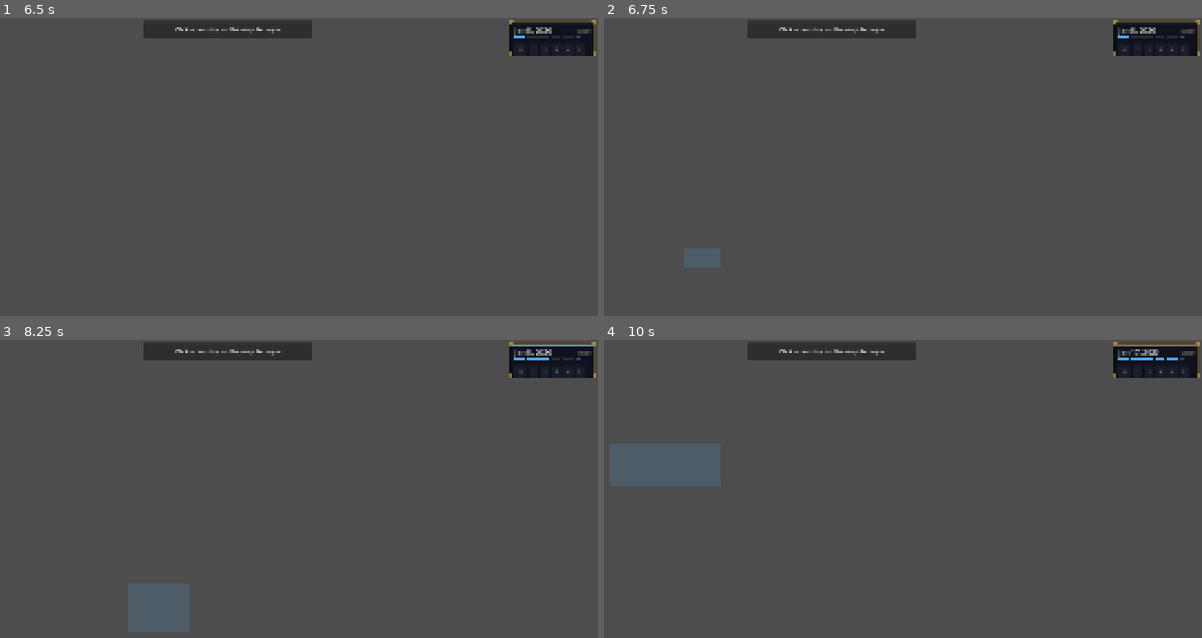
Above: before the commit, frames 1-4 (two rows, left to right).
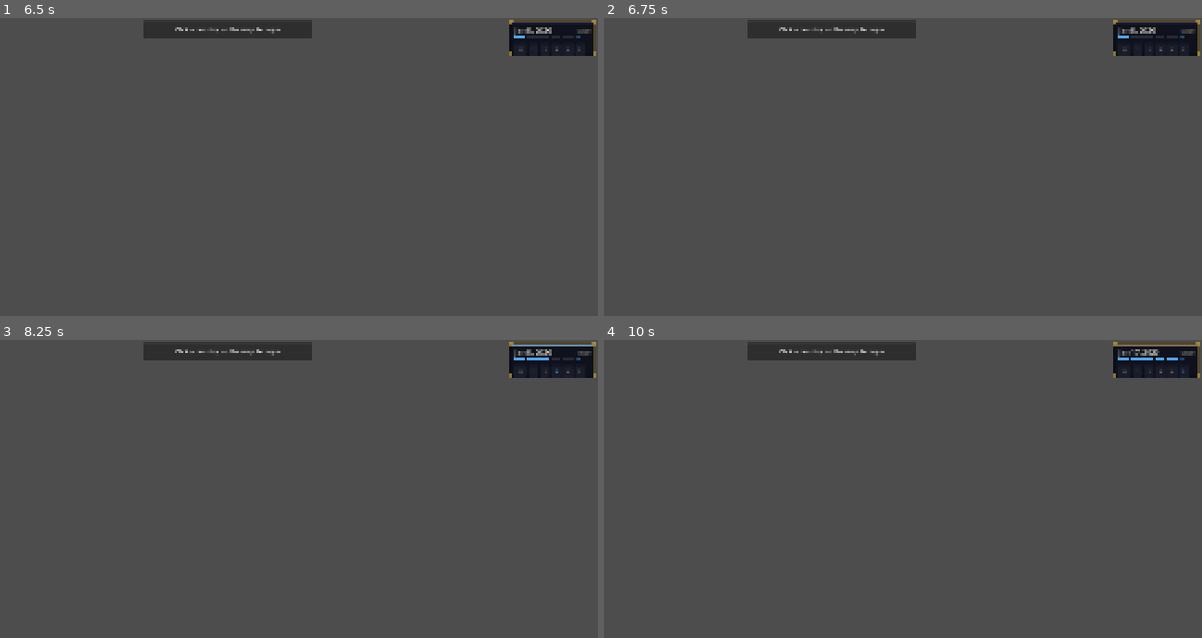
Above: after the commit, the same moments.

Repository: Youfes98/WarStrategyGame
Game: Godot game, scene res://scenes/Main.tscn
The game is run twice, just before and just after one commit, with the same random seed, the same clock (stepped at 60 frames per second) and the same inputs.
Inputs (mouse positions are in pixels of both pictures, inside the frame that each line leads up to):
- Up to frame 1 (6.5 s): click ">" at 0.5 s; click "||" at 1.25 s; click "1" at 2 s; click "2" at 2.75 s; click "3" at 3.5 s; click "4" at 4.25 s; click "5" at 5 s; tap A at 5.75 s; move the mouse to (388, 205) at 5.77 s; hold Right (ui_right) from 5.78 s (still down); hold 1 (speed_1) from 5.78 s (still down); click (388, 205) at 5.92 s
- Up to frame 2 (6.75 s): release Right (ui_right) at 6.5 s; release 1 (speed_1) at 6.5 s; tap A at 6.5 s; drag from (681, 247) to (795, 310) at 6.52 s
- Up to frame 3 (8.25 s): tap A at 7.25, 8 s; move the mouse to (299, 456) at 7.27 s; hold Right (ui_right) 7.28-8 s; hold 3 (speed_3) 7.28-8 s; click (299, 456) at 7.42 s; drag from (191, 632) to (5, 486) at 8.02 s
- Up to frame 4 (10 s): tap A at 8.75, 9.5 s; move the mouse to (1052, 611) at 8.77 s; hold Left (ui_left) 8.78-9.5 s; hold 5 (speed_5) 8.78-9.5 s; click (1052, 611) at 8.92 s; drag from (609, 486) to (723, 444) at 9.52 s

Frame 1 is identical in both runs. In frame 2, 0.4% of the frame differs, in the area x 13-20%, y 77-84%; in frame 3, 1.7%; in frame 4, 2.7%, in the area x 0-20%, y 34-50%.
Error after the commit: Parse Error: Function "_unhandled_input" has the same name as a previously declared function. (res://scripts/map/MapRenderer.gd:312)

Commit message:
Fix zoom: UI panels block mouse wheel, sprites scale subtly with zoom
Mouse wheel:
- MapRenderer changed from _input to _unhandled_input
- UI panels (Rankings, Budget, Military, CountryCard) set mouse_filter=STOP
- Scrolling in Rankings panel no longer zooms the map underneath

Unit sprites:
- Subtle zoom scaling: sprites grow when zoomed in, shrink when zoomed out
- Formula: size_scale = clamp(0.6 + zoom * 0.25, 0.5, 1.8)
- At zoom 1.0 = base size, zoom 4.0 = ~1.6x, zoom 0.3 = ~0.67x
- All ring/text/morale bar sizes scale proportionally

Co-Authored-By: Claude Opus 4.6 (1M context) <noreply@anthropic.com>

Diff:
--- a/scripts/map/MapRenderer.gd
+++ b/scripts/map/MapRenderer.gd
@@ -255,7 +255,7 @@
 
 # ── Input ─────────────────────────────────────────────────────────────────────
 
-func _input(event: InputEvent) -> void:
+func _unhandled_input(event: InputEvent) -> void:
 	if event is InputEventMouseButton:
 		var mb := event as InputEventMouseButton
 		match mb.button_index:
--- a/scripts/map/UnitOverlay.gd
+++ b/scripts/map/UnitOverlay.gd
@@ -6,10 +6,10 @@
 
 const MAP_WIDTH: float = 16384.0
 
-const SPRITE_SIZE: float = 32.0
-const RING_RADIUS: float = 14.0
-const RING_WIDTH:  float = 2.0
-const UNIT_SPACING: float = 38.0
+const BASE_SPRITE_SIZE: float = 32.0
+const BASE_RING_RADIUS: float = 14.0
+const BASE_RING_WIDTH:  float = 2.0
+const BASE_SPACING:     float = 38.0
 const FOG_RANGE:    int = 3
 
 const COL_SEL_RING:  Color = Color(1.0, 1.0, 1.0, 0.90)
@@ -103,6 +103,15 @@
 	var vp_size: Vector2 = get_viewport_rect().size
 	var cam_pos: Vector2 = _cam.global_position
 
+	# Subtle zoom scaling: sprites grow a bit when zoomed in, shrink when zoomed out
+	# At zoom 1.0 = base size, zoom 4.0 = ~1.5x, zoom 0.3 = ~0.7x
+	var zoom: float = _cam.zoom.x
+	var size_scale: float = clampf(0.6 + zoom * 0.25, 0.5, 1.8)
+	var SPRITE_SIZE: float = BASE_SPRITE_SIZE * size_scale
+	var RING_RADIUS: float = BASE_RING_RADIUS * size_scale
+	var RING_WIDTH:  float = BASE_RING_WIDTH * size_scale
+	var UNIT_SPACING: float = BASE_SPACING * size_scale
+
 	# Gather units by army, track interpolated world positions
 	var army_data: Dictionary = {}   # army_id → {units, owner, world_pos}
 	var army_paths: Dictionary = {}
@@ -198,19 +207,23 @@
 		var is_sel: bool = MilitarySystem.is_army_selected(aid)
 
 		_draw_unit_at(screen_pos - Vector2(0, SPRITE_SIZE * 0.5), dominant_type,
-			total_n, avg_str, avg_mor, owner_col, is_sel)
+			total_n, avg_str, avg_mor, owner_col, is_sel, size_scale)
 
 
 func _draw_unit_at(pos: Vector2, unit_type: String, count: int,
-		avg_str: float, avg_mor: float, owner_col: Color, selected: bool) -> void:
+		avg_str: float, avg_mor: float, owner_col: Color, selected: bool,
+		ss: float = 1.0) -> void:
 	var cx: float = pos.x
 	var cy: float = pos.y
+	var ring_r: float = BASE_RING_RADIUS * ss
+	var ring_w: float = BASE_RING_WIDTH * ss
+	var spr_size: float = BASE_SPRITE_SIZE * ss
 
 	# Health ring background
-	draw_arc(pos, RING_RADIUS, 0.0, TAU, 24, COL_HEALTH_BG, RING_WIDTH + 1.0)
+	draw_arc(pos, ring_r, 0.0, TAU, 24, COL_HEALTH_BG, ring_w + 1.0)
 
 	# Owner color ring
-	draw_arc(pos, RING_RADIUS + 2.0, 0.0, TAU, 24, owner_col.lightened(0.3), 1.5)
+	draw_arc(pos, ring_r + 2.0 * ss, 0.0, TAU, 24, owner_col.lightened(0.3), 1.5 * ss)
 
 	# Health arc
 	var health_pct: float = avg_str / 100.0
@@ -219,34 +232,35 @@
 	elif avg_str > 35.0: health_col = COL_HEALTH_MID
 	else:                health_col = COL_HEALTH_LOW
 	if health_pct > 0.01:
-		draw_arc(pos, RING_RADIUS, -PI * 0.5,
-			-PI * 0.5 + TAU * health_pct, 24, health_col, RING_WIDTH)
+		draw_arc(pos, ring_r, -PI * 0.5,
+			-PI * 0.5 + TAU * health_pct, 24, health_col, ring_w)
 
 	# Selection ring
 	if selected:
-		draw_arc(pos, RING_RADIUS + 4.0, 0.0, TAU, 24, COL_SEL_RING, 2.0)
+		draw_arc(pos, ring_r + 4.0 * ss, 0.0, TAU, 24, COL_SEL_RING, 2.0 * ss)
 
 	# Unit sprite
 	var sprite_name: String = MilitarySystem.UNIT_TYPES.get(unit_type, {}).get("sprite", "infantry")
 	var tex: Texture2D = _sprites.get(sprite_name)
 	if tex != null:
 		var tex_size: Vector2 = tex.get_size()
-		var draw_size: float = SPRITE_SIZE * 0.7
+		var draw_size: float = spr_size * 0.7
 		var scale_f: float = draw_size / maxf(tex_size.x, tex_size.y)
 		var offset: Vector2 = pos - tex_size * scale_f * 0.5
 		draw_texture_rect(tex, Rect2(offset, tex_size * scale_f), false)
 
 	# Unit count badge
 	if count > 1 and _font != null:
-		draw_string(_font, Vector2(cx + 10.0, cy + RING_RADIUS + 2.0),
-			str(count), HORIZONTAL_ALIGNMENT_CENTER, 20, 9, Color.WHITE)
+		var fs: int = maxi(7, int(9.0 * ss))
+		draw_string(_font, Vector2(cx + 10.0 * ss, cy + ring_r + 2.0),
+			str(count), HORIZONTAL_ALIGNMENT_CENTER, 20, fs, Color.WHITE)
 
 	# Morale indicator (small bar below health ring)
 	if avg_mor < 70.0:
-		var mor_w: float = 16.0
-		var mor_h: float = 2.0
+		var mor_w: float = 16.0 * ss
+		var mor_h: float = 2.0 * ss
 		var mor_x: float = cx - mor_w * 0.5
-		var mor_y: float = cy + RING_RADIUS + 6.0
+		var mor_y: float = cy + ring_r + 6.0 * ss
 		draw_rect(Rect2(mor_x, mor_y, mor_w, mor_h), COL_HEALTH_BG)
 		var mor_fill: float = mor_w * (avg_mor / 100.0)
 		var mor_col: Color = Color(0.6, 0.6, 0.2) if avg_mor > 40 else Color(0.8, 0.2, 0.1)
--- a/scripts/ui/BudgetPanel.gd
+++ b/scripts/ui/BudgetPanel.gd
@@ -24,6 +24,7 @@
 
 func _ready() -> void:
 	custom_minimum_size = Vector2(280, 0)
+	mouse_filter = Control.MOUSE_FILTER_STOP
 	visible = false
 
 	var style := StyleBoxFlat.new()
--- a/scripts/ui/CountryCard.gd
+++ b/scripts/ui/CountryCard.gd
@@ -51,6 +51,7 @@
 
 func _ready() -> void:
 	custom_minimum_size = Vector2(260, 0)
+	mouse_filter = Control.MOUSE_FILTER_STOP
 	visible = false
 
 	# Remove any scene-defined children (allows clean .tscn)
--- a/scripts/ui/MilitaryPanel.gd
+++ b/scripts/ui/MilitaryPanel.gd
@@ -22,6 +22,7 @@
 
 func _ready() -> void:
 	custom_minimum_size = Vector2(290, 0)
+	mouse_filter = Control.MOUSE_FILTER_STOP
 	var vbox := VBoxContainer.new()
 	vbox.add_theme_constant_override("separation", 4)
 	add_child(vbox)
--- a/scripts/ui/RankingsPanel.gd
+++ b/scripts/ui/RankingsPanel.gd
@@ -30,6 +30,7 @@
 
 func _ready() -> void:
 	custom_minimum_size = Vector2(340, 0)
+	mouse_filter = Control.MOUSE_FILTER_STOP
 	visible = false
 
 	var style := StyleBoxFlat.new()
